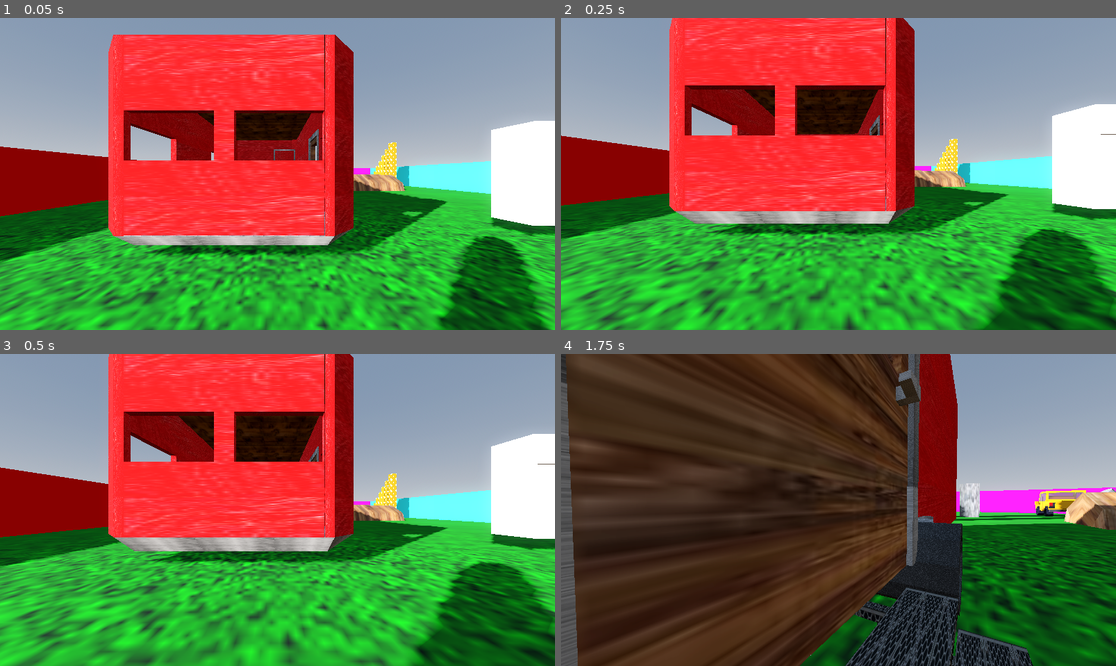
Above: before the commit, frames 1-4 (two rows, left to right).
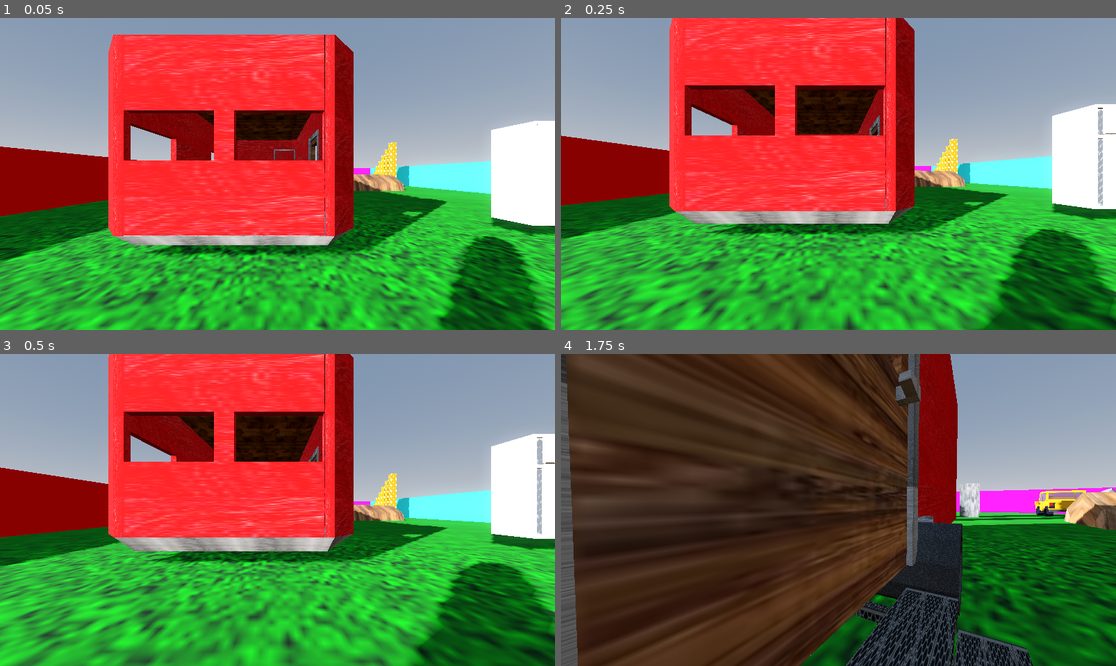
Above: after the commit, the same moments.

Repository: Solaros711/lockertesting
Game: Godot game, scene res://scenes/world.tscn
The game is run twice, just before and just after one commit, with the same random seed, the same clock (stepped at 60 frames per second) and the same inputs.
Inputs (mouse positions are in pixels of both pictures, inside the frame that each line leads up to):
- Up to frame 1 (0.05 s): no input
- Up to frame 2 (0.25 s): no input
- Up to frame 3 (0.5 s): no input
- Up to frame 4 (1.75 s): move the mouse to (866, 510) at 0.52 s; hold W (forward) from 0.53 s (still down); tap E (interact) at 0.6, 1.35 s; tap Space (jump) at 0.77, 1.52 s; move the mouse to (810, 510) at 1.27 s

The runs differ from the first frame. In frame 1, less than 0.1% of the frame differs, in the area x 96-97%, y 34-35%; in frame 2, 0.3%; in frame 3, 0.3%, in the area x 96-100%, y 26-58%; in frame 4, nothing differs.

Commit message:
figured out animation tree is useful for persons, and animation blending, not static objects lmao

Diff:
--- a/imports/cabinet/cabbotdoor.gd
+++ b/imports/cabinet/cabbotdoor.gd
@@ -4,16 +4,21 @@
 var interactable = true
 
 @export var animation_player: AnimationPlayer
+@export var animation_tree: AnimationTree
 
 func interact():
 	if interactable == true:
 		interactable = false
 		toggle = !toggle
 		if toggle == false:
-			animation_player.play("bot_door_open")
+			#animation_player.play("bot_door_open")
+			animation_tree.set("Parameters/Bot_door/BlendPosition", 0.1)
+			animation_tree.set("Parameters/Add2", 1.0)
 			print("opening door!")
 		if toggle == true:
-			animation_player.play("bot_door_close")
+			#animation_player.play("bot_door_close")
+			animation_tree.set("Parameters/Bot_door/BlendPosition", -0.1)
+			animation_tree.set("Parameters/Add2", 0)
 			print("closing door!")
 		await get_tree().create_timer(0.5, false).timeout
 		interactable = true
--- a/imports/cabinet/cabinet.tscn
+++ b/imports/cabinet/cabinet.tscn
@@ -204,7 +204,44 @@
 &"top_door_open": SubResource("Animation_vl3fx")
 }
 
-[node name="blockbench_export" type="Node3D"]
+[sub_resource type="AnimationNodeAdd2" id="AnimationNodeAdd2_r6fr0"]
+
+[sub_resource type="AnimationNodeAnimation" id="AnimationNodeAnimation_7ky3r"]
+animation = &"bot_door_close"
+
+[sub_resource type="AnimationNodeAnimation" id="AnimationNodeAnimation_7uhln"]
+animation = &"bot_door_open"
+
+[sub_resource type="AnimationNodeBlendSpace1D" id="AnimationNodeBlendSpace1D_2qcp7"]
+blend_point_0/node = SubResource("AnimationNodeAnimation_7ky3r")
+blend_point_0/pos = -0.1
+blend_point_1/node = SubResource("AnimationNodeAnimation_7uhln")
+blend_point_1/pos = 0.1
+
+[sub_resource type="AnimationNodeAnimation" id="AnimationNodeAnimation_karlf"]
+animation = &"top_door_close"
+
+[sub_resource type="AnimationNodeAnimation" id="AnimationNodeAnimation_rimls"]
+animation = &"top_door_open"
+
+[sub_resource type="AnimationNodeBlendSpace1D" id="AnimationNodeBlendSpace1D_6whmc"]
+blend_point_0/node = SubResource("AnimationNodeAnimation_karlf")
+blend_point_0/pos = -0.1
+blend_point_1/node = SubResource("AnimationNodeAnimation_rimls")
+blend_point_1/pos = 0.1
+
+[sub_resource type="AnimationNodeBlendTree" id="AnimationNodeBlendTree_tf74n"]
+graph_offset = Vector2(-54.1818, 45.4545)
+nodes/Add2/node = SubResource("AnimationNodeAdd2_r6fr0")
+nodes/Add2/position = Vector2(780, 120)
+nodes/BotDoor/node = SubResource("AnimationNodeBlendSpace1D_2qcp7")
+nodes/BotDoor/position = Vector2(520, 260)
+nodes/TopDoor/node = SubResource("AnimationNodeBlendSpace1D_6whmc")
+nodes/TopDoor/position = Vector2(520, 80)
+nodes/output/position = Vector2(980, 120)
+node_connections = [&"Add2", 0, &"TopDoor", &"Add2", 1, &"BotDoor", &"output", 0, &"Add2"]
+
+[node name="cabinet" type="Node3D"]
 
 [node name="Node" type="Node3D" parent="."]
 
@@ -222,31 +259,33 @@
 shape = SubResource("ConcavePolygonShape3D_kylyc")
 
 [node name="top_door" type="Node3D" parent="Node/cabinet"]
-transform = Transform3D(1, 0, 0, 0, 1, 0, 0, 0, 1, 0.761719, 1.82422, 0.964844)
+transform = Transform3D(0.996195, 0, 0.0871557, 0, 1, 0, -0.0871557, 0, 0.996195, 0.761719, 1.82422, 0.964844)
 
 [node name="cuboid2" type="MeshInstance3D" parent="Node/cabinet/top_door"]
 transform = Transform3D(1, 0, 0, 0, 1, 0, 0, 0, 1, -0.0117188, -0.195313, 0.0234375)
 mesh = SubResource("ArrayMesh_ehji7")
 skeleton = NodePath("")
 
-[node name="StaticBody3D" type="StaticBody3D" parent="Node/cabinet/top_door/cuboid2" node_paths=PackedStringArray("animation_player")]
+[node name="StaticBody3D" type="StaticBody3D" parent="Node/cabinet/top_door/cuboid2" node_paths=PackedStringArray("animation_player", "animation_tree")]
 script = ExtResource("1_r6fr0")
 animation_player = NodePath("../../../../../AnimationPlayer")
+animation_tree = NodePath("../../../../../AnimationTree")
 
 [node name="CollisionShape3D" type="CollisionShape3D" parent="Node/cabinet/top_door/cuboid2/StaticBody3D"]
 shape = SubResource("ConcavePolygonShape3D_0fecn")
 
 [node name="bottom_door" type="Node3D" parent="Node/cabinet"]
-transform = Transform3D(1, 0, 0, 0, 1, 0, 0, 0, 1, 0.753906, 0.9375, 0.960938)
+transform = Transform3D(0.996195, 0, 0.0871557, 0, 1, 0, -0.0871557, 0, 0.996195, 0.753906, 0.9375, 0.960938)
 
 [node name="cuboid3" type="MeshInstance3D" parent="Node/cabinet/bottom_door"]
 transform = Transform3D(1, 0, 0, 0, 1, 0, 0, 0, 1, -0.433594, -0.242188, 0.0234375)
 mesh = SubResource("ArrayMesh_234ic")
 skeleton = NodePath("")
 
-[node name="StaticBody3D" type="StaticBody3D" parent="Node/cabinet/bottom_door/cuboid3" node_paths=PackedStringArray("animation_player")]
+[node name="StaticBody3D" type="StaticBody3D" parent="Node/cabinet/bottom_door/cuboid3" node_paths=PackedStringArray("animation_player", "animation_tree")]
 script = ExtResource("2_7ky3r")
 animation_player = NodePath("../../../../../AnimationPlayer")
+animation_tree = NodePath("../../../../../AnimationTree")
 
 [node name="CollisionShape3D" type="CollisionShape3D" parent="Node/cabinet/bottom_door/cuboid3/StaticBody3D"]
 shape = SubResource("ConcavePolygonShape3D_jekxi")
@@ -255,3 +294,10 @@
 libraries = {
 &"": SubResource("AnimationLibrary_1m2qj")
 }
+
+[node name="AnimationTree" type="AnimationTree" parent="."]
+tree_root = SubResource("AnimationNodeBlendTree_tf74n")
+anim_player = NodePath("../AnimationPlayer")
+parameters/Add2/add_amount = 1.0
+parameters/BotDoor/blend_position = 0.1
+parameters/TopDoor/blend_position = 0.1
--- a/imports/cabinet/cabtopdoor.gd
+++ b/imports/cabinet/cabtopdoor.gd
@@ -4,16 +4,19 @@
 var interactable = true
 
 @export var animation_player: AnimationPlayer
+@export var animation_tree: AnimationTree
 
 func interact():
 	if interactable == true:
 		interactable = false
 		toggle = !toggle
 		if toggle == false:
-			animation_player.play("top_door_open")
+			#animation_player.play("top_door_open")
+			animation_tree.set("Parameters/Top_Door/BlendPosition", 0.1)
 			print("opening door!")
 		if toggle == true:
-			animation_player.play("top_door_close")
+			#animation_player.play("top_door_close")
+			animation_tree.set("Parameters/Top_Door/BlendPosition", -0.1)
 			print("closing door!")
 		await get_tree().create_timer(0.5, false).timeout
 		interactable = true
Not shown: 1 places in imports/cabinet/cabinet.tscn that only renumber resources
